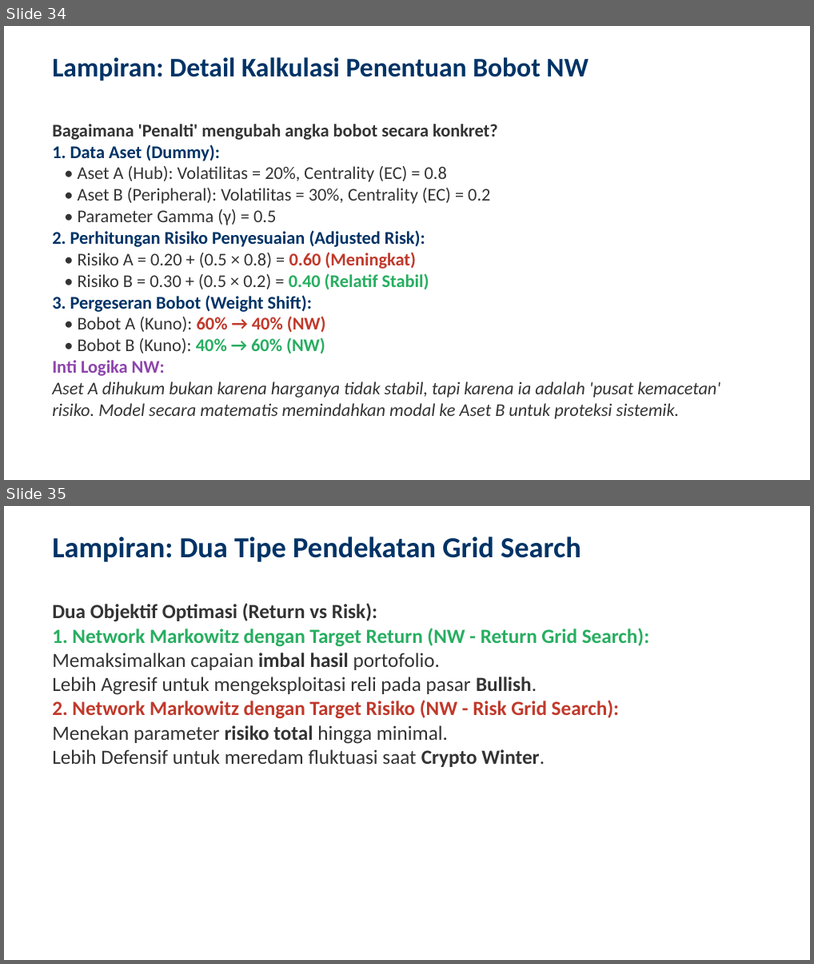
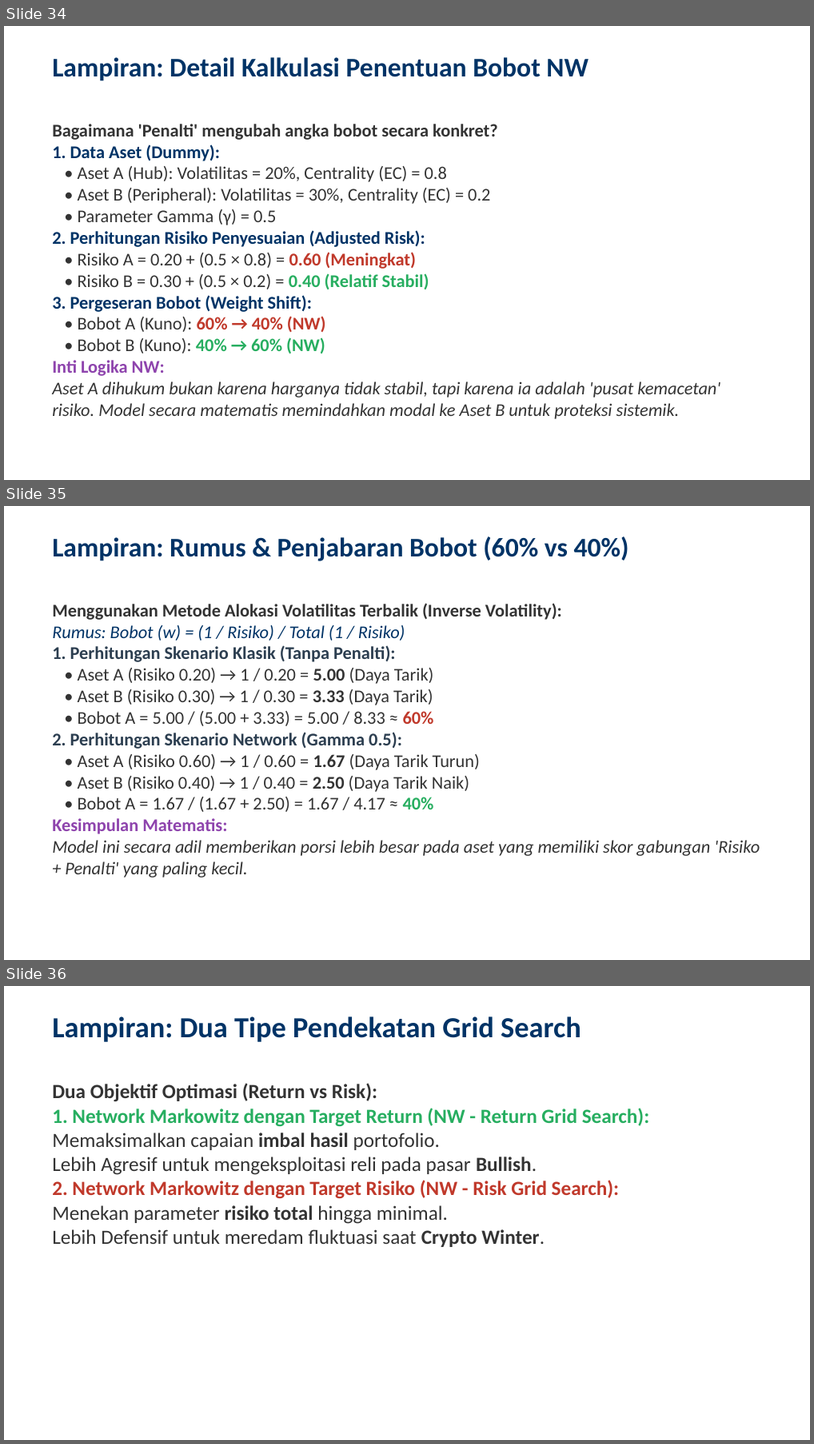
Before and after one commit to ragilrojo/RepoThesis, a slide deck: Presentasi_Proposal_Update.pptx. Shown one above the other, each under a label of ours: slides 34 and 35 before the commit, slides 34, 35 and 36 after it. The pictures are 814x964 and 814x1444 pixels, drawn with LibreOffice and Linux fonts; fonts in the diff are those of the drawing. Boxes give left, top, right and bottom in pixels: in the first picture for what was removed or moved away, otherwise in the second. Text is boxed around its words. In the diff, an @@ line names an element or a change of style, - is before the commit and + after.

Commit message:
feat: add math breakdown slide for 60/40 weight split

```diff
--- a/Presentasi_Proposal_Update.pptx
+++ b/Presentasi_Proposal_Update.pptx
@@ slide 35 added at box(4, 506, 810, 960), background #FFFFFF @@
@@ text added at box(52, 536, 630, 561), 24 pt, text #003366, bold @@
+Lampiran: Rumus & Penjabaran Bobot (60% vs 40%)
@@ text added at box(52, 603, 760, 877), 16 pt, text #333333 @@
+Menggunakan Metode Alokasi Volatilitas Terbalik (Inverse Volatility):
+Rumus: Bobot (w) = (1 / Risiko) / Total (1 / Risiko)
+1. Perhitungan Skenario Klasik (Tanpa Penalti):
+• Aset A (Risiko 0.20) → 1 / 0.20 = 5.00 (Daya Tarik)
+• Aset B (Risiko 0.30) → 1 / 0.30 = 3.33 (Daya Tarik)
+• Bobot A = 5.00 / (5.00 + 3.33) = 5.00 / 8.33 ≈ 60%
+2. Perhitungan Skenario Network (Gamma 0.5):
+• Aset A (Risiko 0.60) → 1 / 0.60 = 1.67 (Daya Tarik Turun)
+• Aset B (Risiko 0.40) → 1 / 0.40 = 2.50 (Daya Tarik Naik)
+• Bobot A = 1.67 / (1.67 + 2.50) = 1.67 / 4.17 ≈ 40%
+Kesimpulan Matematis:
+Model ini secara adil memberikan porsi lebih besar pada aset yang memiliki skor gabungan 'Risiko + Penalti' yang paling kecil.
@@ what was slide 35 is now slide 36 @@
```
Also in this commit, not shown: 1 other file.
